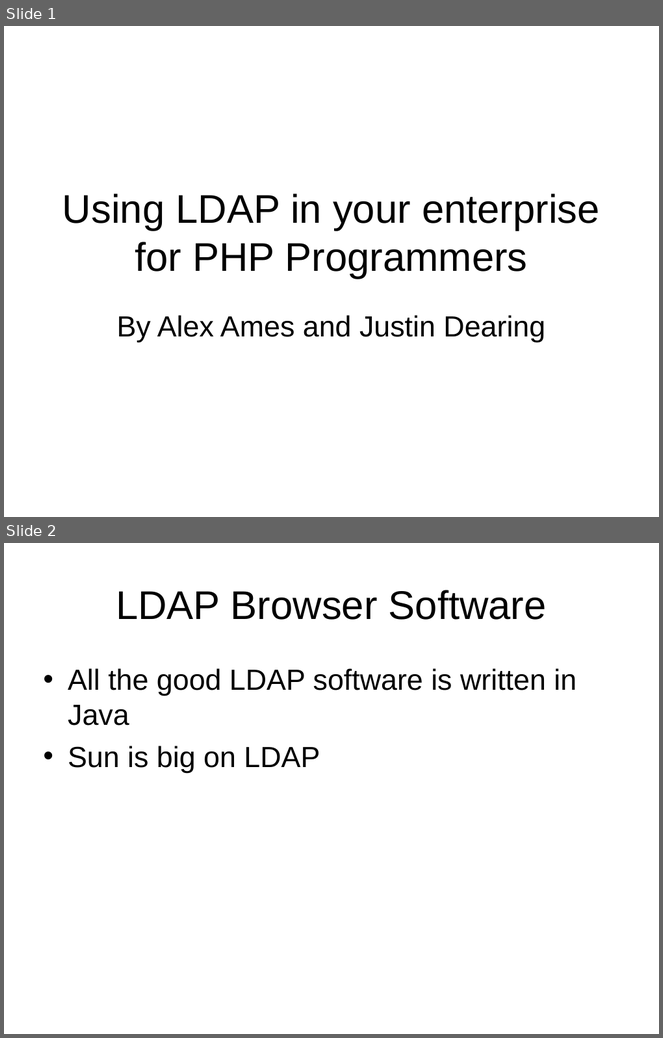
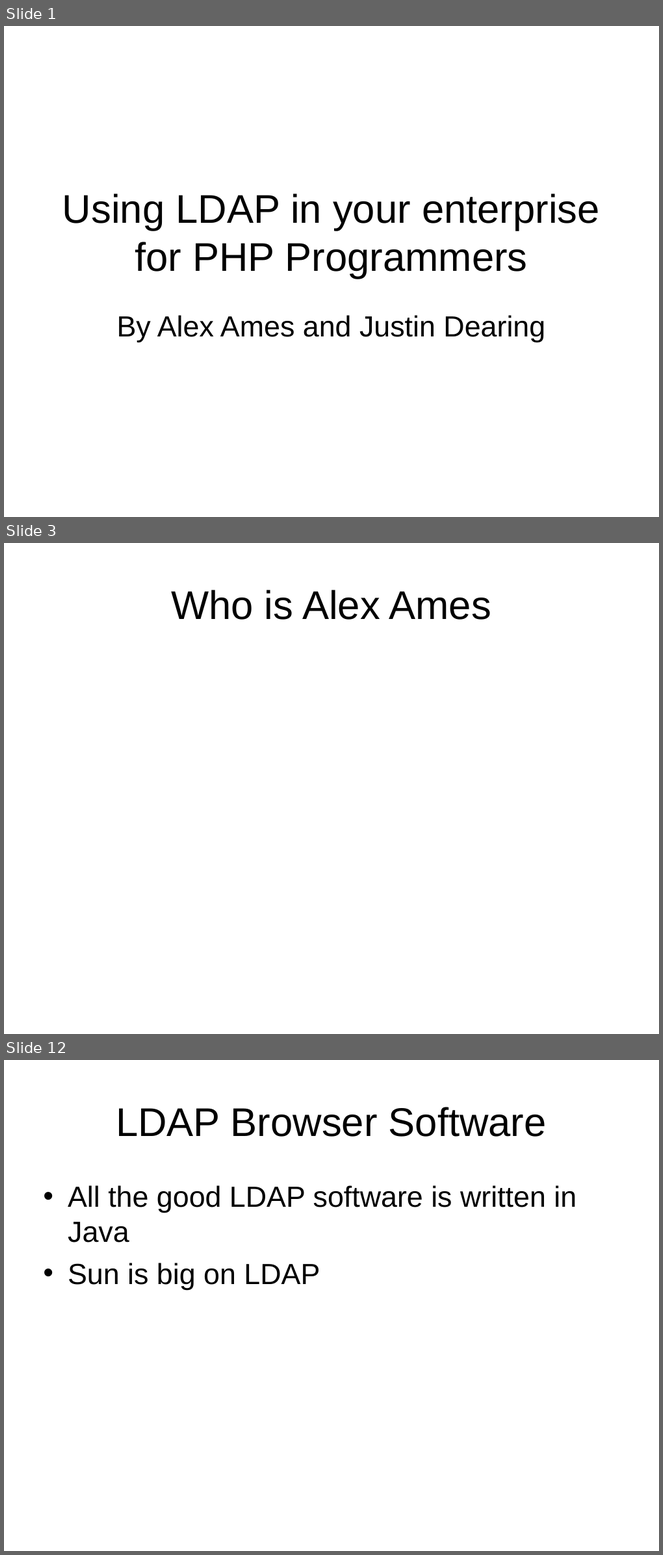
Before and after one commit to LIPHP/LDAP-Talk, a slide deck: Docs/LIPHP-Using LDAP with PHP.ppt. Shown one above the other, each under a label of ours: slides 1 and 2 before the commit, slides 1, 3 and 12 after it; the slides between them are not shown. The pictures are 663x1038 and 663x1555 pixels, drawn with LibreOffice and Linux fonts; fonts in the diff are those of the drawing. Boxes give left, top, right and bottom in pixels: in the first picture for what was removed or moved away, otherwise in the second. Text is boxed around its words. In the diff, an @@ line names an element or a change of style, - is before the commit and + after.

```diff
--- a/Docs/LIPHP-Using LDAP with PHP.ppt
+++ b/Docs/LIPHP-Using LDAP with PHP.ppt
@@ slide 3 added at (4, 543, 659, 1034), background #FFFFFF @@
@@ title added at (171, 590, 492, 620), 44 pt, text #000000 @@
+Who is Alex Ames
@@ what was slide 2 is now slide 12 @@
```
Also in this commit, not shown: 11 other slides added.
